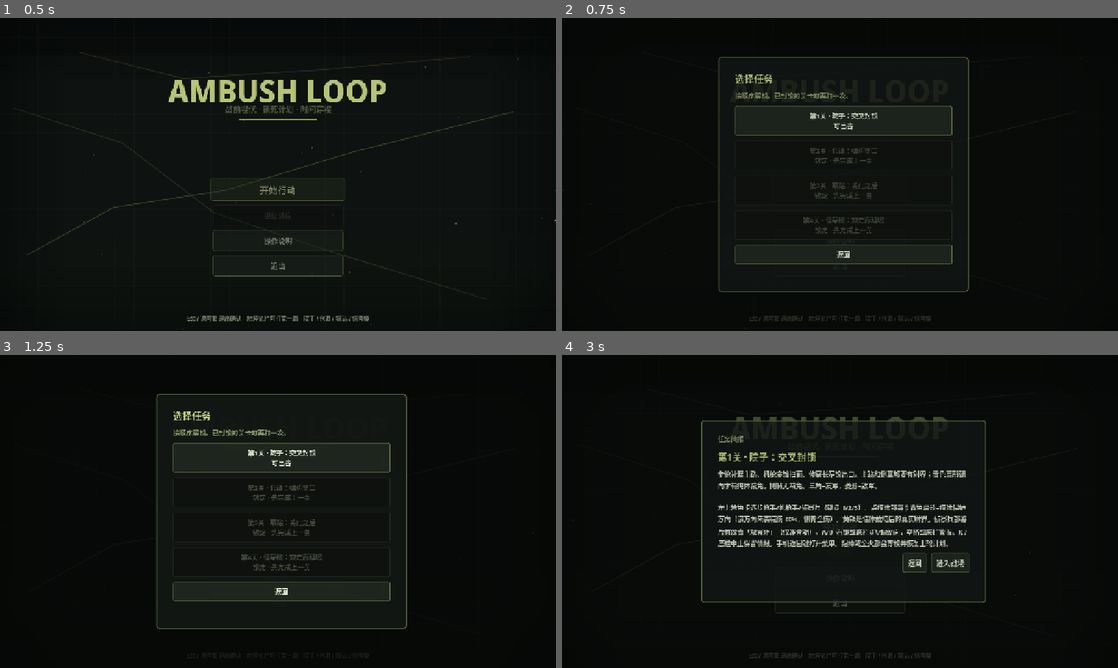
Above: before the commit, frames 1-4 (two rows, left to right).
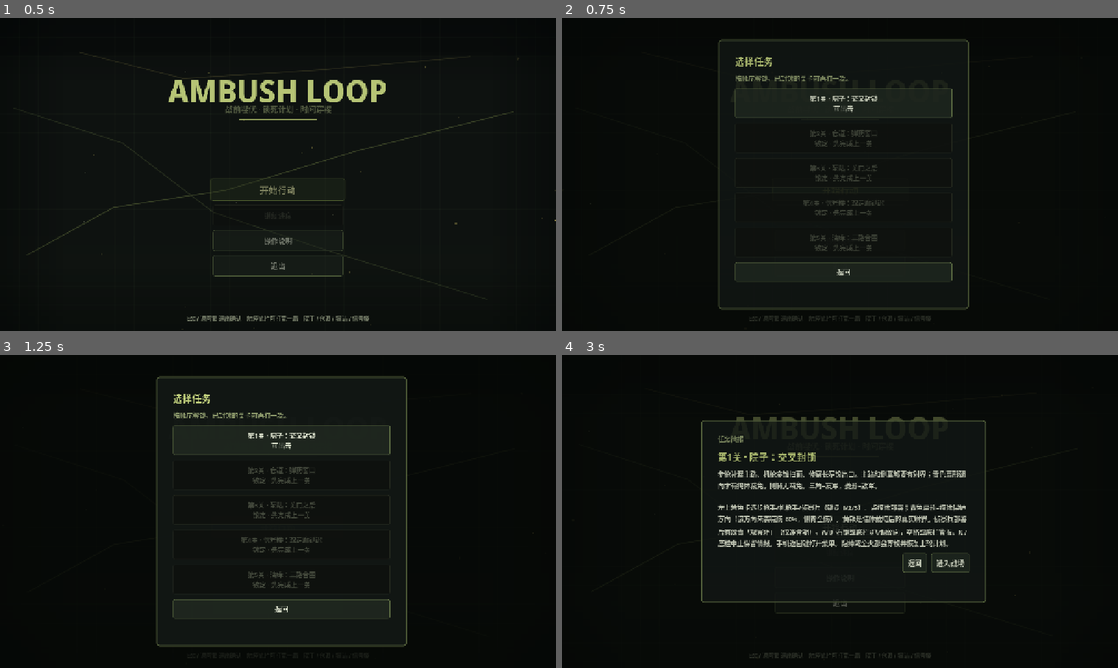
Above: after the commit, the same moments.

Repository: hailinsu-create/new
Game: Godot game, scene res://scenes/title.tscn
Two runs of this game, one before a commit and one after it. Both use one fixed random seed, a clock stepped at 60 frames per second and the inputs below.
Inputs:
- Up to frame 1 (0.5 s): no input
- Up to frame 2 (0.75 s): click "开始行动" at 0.5 s
- Up to frame 3 (1.25 s): no input
- Up to frame 4 (3 s): click "开始行动" at 1.25 s; click "操作说明" at 2 s; click "第1关 · 院子：交叉封锁 可出击" at 2.75 s

Frame 1 is identical in both runs. In frame 2, 3.9% of the frame differs, in the area x 28-74%, y 6-94%; in frame 3, 4.0%; in frame 4, nothing differs.

Commit message:
Add level 5 with smoke coverage.
Co-authored-by: hailinsu-create <hailinsu-create@users.noreply.github.com>

Diff:
--- a/ambush_loop/scripts/game_settings.gd
+++ b/ambush_loop/scripts/game_settings.gd
@@ -4,7 +4,7 @@
 
 const SETTINGS_PATH := "user://ambush_loop_settings.cfg"
 const PROGRESS_PATH := "user://ambush_loop.cfg"
-const LEVEL_ORDER := ["yard", "warehouse", "pump", "railcut"]
+const LEVEL_ORDER := ["yard", "warehouse", "pump", "railcut", "depot"]
 const QUALITY_STANDARD := "standard"
 const QUALITY_POWER_SAVING := "power_saving"
 
--- a/ambush_loop/scripts/grid.gd
+++ b/ambush_loop/scripts/grid.gd
@@ -29,6 +29,8 @@
 			_build_pump()
 		"railcut":
 			_build_railcut()
+		"depot":
+			_build_depot()
 		_:
 			_build_yard()
 	_apply_door()
@@ -102,6 +104,14 @@
 	# North lane y=5-6 and south lane y=16-17 stay open so both authored routes walk.
 	_block_rect(6, 7, 9, 13)
 	_block_rect(15, 7, 28, 14)
+
+
+func _build_depot() -> void:
+	# Fuel tanks in the middle; west alley x=6-8 is the sneak. Spine x=12-14 and
+	# east x=31-33 stay open. North y=5-6 and south y=16-17 remain the connectors.
+	_block_rect(9, 7, 11, 13)
+	_block_rect(15, 8, 23, 14)
+	_block_rect(25, 8, 28, 12)
 
 
 func _block_rect(x0: int, y0: int, x1: int, y1: int) -> void:
--- a/ambush_loop/scripts/level/level_def.gd
+++ b/ambush_loop/scripts/level/level_def.gd
@@ -25,7 +25,7 @@
 
 
 static func catalog() -> Array:
-	return [make_yard(), make_warehouse(), make_pump(), make_railcut()]
+	return [make_yard(), make_warehouse(), make_pump(), make_railcut(), make_depot()]
 
 
 static func by_id(id: String) -> LevelDef:
@@ -191,3 +191,44 @@
 	l.ambush_zone = Rect2(280, 240, 500, 280)
 	l.has_ammo_pack = true
 	return l
+
+
+static func make_depot() -> LevelDef:
+	var l := LevelDef.new()
+	l.level_id = "depot"
+	l.title = "第5关 · 油库：三路合围"
+	l.teaching = "西暗道、主路、东廊同时有人。中间油罐挡住对射，三人罩不住三路，必须用唯一的绊索封一条；弹包留给容易空的人。"
+	l.tutorial = "西暗道敌人晚几秒才从西墙夹缝南下。别把三人全堆南闸——先到的主路和东廊会把弹药打空，暗道再从西面漏。步枪锁主路，机枪朝北等东廊，侦察看南闸；Tab 把绊索铺在西暗道。G 弹包一人。没有门、没有油桶。X 中止保留情报；时间轴复盘只读。M 静音。"
+	l.escape_cell = Vector2i(31, 19)
+	l.cover_defs = [
+		{"cell": Vector2i(6, 10), "name": "西暗道", "face": 0.0, "protect": 0.0},
+		{"cell": Vector2i(13, 12), "name": "主路脊", "face": 270.0, "protect": 270.0},
+		{"cell": Vector2i(15, 16), "name": "南折", "face": 0.0, "protect": 180.0},
+		{"cell": Vector2i(22, 6), "name": "北过道", "face": 90.0, "protect": 270.0},
+		{"cell": Vector2i(32, 11), "name": "东廊", "face": 270.0, "protect": 270.0},
+		{"cell": Vector2i(29, 17), "name": "南闸", "face": 180.0, "protect": 0.0},
+	]
+	l.route_cells = {
+		"main": [
+			Vector2i(13, 3), Vector2i(13, 5), Vector2i(13, 9), Vector2i(13, 13),
+			Vector2i(13, 16), Vector2i(24, 17), Vector2i(31, 17), Vector2i(31, 19)
+		],
+		"flank": [
+			Vector2i(13, 3), Vector2i(13, 5), Vector2i(20, 5), Vector2i(28, 5),
+			Vector2i(32, 5), Vector2i(32, 10), Vector2i(32, 15), Vector2i(31, 17), Vector2i(31, 19)
+		],
+		"sneak": [
+			Vector2i(13, 3), Vector2i(13, 5), Vector2i(7, 5), Vector2i(7, 11),
+			Vector2i(7, 16), Vector2i(16, 17), Vector2i(31, 17), Vector2i(31, 19)
+		],
+	}
+	# Two on the spine immediately, east close behind, west alley delayed so a south-only stack dumps ammo first.
+	l.spawn_schedule = [
+		{"id": 1, "route": "main", "delay": 0.0, "loot": 1},
+		{"id": 2, "route": "flank", "delay": 0.5, "loot": 0},
+		{"id": 3, "route": "sneak", "delay": 2.2, "loot": 2},
+		{"id": 4, "route": "main", "delay": 0.9, "loot": 0},
+	]
+	l.ambush_zone = Rect2(260, 230, 520, 280)
+	l.has_ammo_pack = true
+	return l
--- a/ambush_loop/scripts/main.gd
+++ b/ambush_loop/scripts/main.gd
@@ -11,7 +11,7 @@
 const SNAPSHOT_EVERY := 6
 const COVER_LONGPRESS_MS := 400
 const PROGRESS_PATH := "user://ambush_loop.cfg"
-const LEVEL_ORDER := ["yard", "warehouse", "pump", "railcut"]
+const LEVEL_ORDER := ["yard", "warehouse", "pump", "railcut", "depot"]
 const SfxBusScript := preload("res://scripts/sfx/sfx_bus.gd")
 const AmbushZoneFxScript := preload("res://scripts/fx/ambush_zone_fx.gd")
 const TouchHudScript := preload("res://scripts/touch_hud.gd")
@@ -1170,8 +1170,9 @@
 	var colors := {
 		"main": Color(0.9, 0.4, 0.35, 0.35),
 		"flank": Color(0.95, 0.55, 0.2, 0.3),
+		"sneak": Color(0.55, 0.72, 0.38, 0.32),
 	}
-	var labels := {"main": "主路线", "flank": "侧翼路线"}
+	var labels := {"main": "主路线", "flank": "侧翼路线", "sneak": "西暗道"}
 	for key in route_world.keys():
 		var col: Color = colors.get(key, Color(0.7, 0.7, 0.4, 0.3))
 		_add_route_line(route_world[key], col, str(labels.get(key, key)))
--- a/ambush_loop/scripts/smoke_test.gd
+++ b/ambush_loop/scripts/smoke_test.gd
@@ -337,7 +337,7 @@
 				quit(17)
 				return
 			print("SMOKE_OK pump_locked won tick=", main.sim.tick)
-			if not _assert_level_order(main, 4):
+			if not _assert_level_order(main, 5):
 				return
 			var gs_pump = root.get_node_or_null("GameSettings")
 			if gs_pump == null or not gs_pump.is_level_cleared("pump") or not gs_pump.is_level_unlocked("railcut"):
@@ -351,7 +351,7 @@
 				quit(45)
 				return
 			var entries_after: Array = gs_pump.mission_entries()
-			if entries_after.size() != 4 or not bool(entries_after[3]["unlocked"]) or str(entries_after[3]["id"]) != "railcut":
+			if entries_after.size() != 5 or not bool(entries_after[3]["unlocked"]) or str(entries_after[3]["id"]) != "railcut":
 				push_error("SMOKE_RAILCUT_MISSION_ENTRY %s" % str(entries_after.size()))
 				quit(45)
 				return
@@ -385,6 +385,56 @@
 				quit(45)
 				return
 			print("SMOKE_OK railcut won tick=", main.sim.tick)
+			var gs_rc = root.get_node_or_null("GameSettings")
+			if gs_rc == null or not gs_rc.is_level_cleared("railcut") or not gs_rc.is_level_unlocked("depot"):
+				push_error(
+					"SMOKE_DEPOT_UNLOCK cleared_railcut=%s unlocked=%s"
+					% [
+						gs_rc.is_level_cleared("railcut") if gs_rc else false,
+						gs_rc.is_level_unlocked("depot") if gs_rc else false,
+					]
+				)
+				quit(48)
+				return
+			var depot_entries: Array = gs_rc.mission_entries()
+			if depot_entries.size() != 5 or not bool(depot_entries[4]["unlocked"]) or str(depot_entries[4]["id"]) != "depot":
+				push_error("SMOKE_DEPOT_MISSION_ENTRY %s" % str(depot_entries.size()))
+				quit(48)
+				return
+			print("SMOKE_OK_DEPOT_UNLOCK")
+			main._on_continue_pressed()
+			await process_frame
+			await process_frame
+			if main.level.level_id != "depot":
+				push_error("SMOKE_BAD_ADVANCE expected=depot got=%s" % main.level.level_id)
+				quit(48)
+				return
+			if not _assert_save_level("depot"):
+				return
+			if not _assert_geometry(main, "depot"):
+				return
+			if not _assert_depot_contract(main):
+				return
+			# Rifle 主路脊 slot1 face 270, MG 东廊 slot4 face 270, scout 南闸 slot5 face 180.
+			# Tripwire on the west alley (7,11) so the delayed sneak does not leak.
+			_deploy_ref(main, [1, 4, 5], [270.0, 270.0, 180.0])
+			main._try_place_tripwire(main.grid.cell_to_world_center(Vector2i(7, 11)))
+			if main.tripwires.size() != 1:
+				push_error("SMOKE_DEPOT_TRIP n=%s" % main.tripwires.size())
+				quit(48)
+				return
+			main.sim.set_speed(2.0)
+			main._on_alarm_pressed()
+			main.sim.set_speed(2.0)
+			var dp: bool = await _wait_phase(main, main.Phase.WON, 60 * 240)
+			if not dp:
+				push_error(
+					"SMOKE_DEPOT_FAIL phase=%s reason=%s tick=%s"
+					% [main.phase, main.fail_reason, main.sim.tick]
+				)
+				quit(48)
+				return
+			print("SMOKE_OK depot won tick=", main.sim.tick)
 			print("SMOKE_SLICE_COMPLETE")
 			quit(0)
 			return
@@ -445,13 +495,14 @@
 		)
 		quit(45)
 		return false
-	if str(gs.LEVEL_ORDER[n - 1]) != "railcut" or str(main.LEVEL_ORDER[n - 1]) != "railcut":
+	var last_id := str(gs.LEVEL_ORDER[n - 1])
+	if last_id != str(main.LEVEL_ORDER[n - 1]):
 		push_error("SMOKE_LEVEL_ORDER_LAST gs=%s main=%s" % [gs.LEVEL_ORDER, main.LEVEL_ORDER])
 		quit(45)
 		return false
 	var cat: Array = LevelDef.catalog()
-	if cat.size() != n or str(cat[n - 1].level_id) != "railcut":
-		push_error("SMOKE_CATALOG_LEN %s" % cat.size())
+	if cat.size() != n or str(cat[n - 1].level_id) != last_id:
+		push_error("SMOKE_CATALOG_LEN %s last=%s" % [cat.size(), last_id])
 		quit(45)
 		return false
 	return true
@@ -536,6 +587,83 @@
 	print(
 		"SMOKE_OK_RAILCUT_CONTRACT covers=6 no_door delayed_flank=", min_flank,
 		" trip_west/east"
+	)
+	return true
+
+
+func _assert_depot_contract(main) -> bool:
+	if main.cover_slots.size() != 6:
+		push_error("SMOKE_DEPOT_COVERS n=%s" % main.cover_slots.size())
+		quit(48)
+		return false
+	if main.level.door_cell.x >= 0:
+		push_error("SMOKE_DEPOT_HAS_DOOR %s" % str(main.level.door_cell))
+		quit(48)
+		return false
+	if not main.level.has_ammo_pack:
+		push_error("SMOKE_DEPOT_NO_PACK")
+		quit(48)
+		return false
+	if main.barrels.size() != 0 or main.level.barrel_cell.x >= 0:
+		push_error("SMOKE_DEPOT_BARREL")
+		quit(48)
+		return false
+	if not main.level.route_cells.has("main") or not main.level.route_cells.has("flank") or not main.level.route_cells.has("sneak"):
+		push_error("SMOKE_DEPOT_ROUTES")
+		quit(48)
+		return false
+	if main._active_routes().size() != 3:
+		push_error("SMOKE_DEPOT_ACTIVE_ROUTES n=%s" % main._active_routes().size())
+		quit(48)
+		return false
+	if str(main.level.title).find("油库") < 0:
+		push_error("SMOKE_DEPOT_TITLE %s" % main.level.title)
+		quit(48)
+		return false
+	var pages: Array = TutorialOverlay.pages_for("depot")
+	if pages.size() != 2:
+		push_error("SMOKE_DEPOT_TUTORIAL n=%s" % pages.size())
+		quit(48)
+		return false
+	var sneak: Vector2 = main.grid.cell_to_world_center(Vector2i(7, 11))
+	if not main._near_any_route_segment(sneak, main.TRIPWIRE_ROUTE_DIST):
+		push_error("SMOKE_DEPOT_TRIP_SNEAK")
+		quit(48)
+		return false
+	if not main.grid.is_blocked(20, 10):
+		push_error("SMOKE_DEPOT_CORE_OPEN")
+		quit(48)
+		return false
+	if main.grid.is_blocked(7, 11) or main.grid.is_blocked(13, 12) or main.grid.is_blocked(32, 11):
+		push_error("SMOKE_DEPOT_LANE_BLOCKED")
+		quit(48)
+		return false
+	var max_main := 0.0
+	var min_sneak := 999.0
+	var sneak_n := 0
+	var main_n := 0
+	var flank_n := 0
+	for spec in main.level.spawn_schedule:
+		var delay := float(spec["delay"])
+		if str(spec["route"]) == "main":
+			main_n += 1
+			max_main = maxf(max_main, delay)
+		elif str(spec["route"]) == "flank":
+			flank_n += 1
+		elif str(spec["route"]) == "sneak":
+			sneak_n += 1
+			min_sneak = minf(min_sneak, delay)
+	if main_n < 1 or flank_n < 1 or sneak_n < 1:
+		push_error("SMOKE_DEPOT_SPAWN_SPLIT main=%s flank=%s sneak=%s" % [main_n, flank_n, sneak_n])
+		quit(48)
+		return false
+	if min_sneak < 1.6 or min_sneak <= max_main + 0.6:
+		push_error("SMOKE_DEPOT_SNEAK_NOT_DELAYED main_max=%s sneak_min=%s" % [max_main, min_sneak])
+		quit(48)
+		return false
+	print(
+		"SMOKE_OK_DEPOT_CONTRACT covers=6 routes=3 delayed_sneak=", min_sneak,
+		" trip_west_alley"
 	)
 	return true
 
@@ -1213,15 +1341,15 @@
 		quit(43)
 		return false
 	var entries: Array = gs.mission_entries()
-	if entries.size() != 4:
+	if entries.size() != 5:
 		push_error("SMOKE_MISSION_COUNT %s" % entries.size())
 		quit(43)
 		return false
-	if str(gs.LEVEL_ORDER[3]) != "railcut" or gs.LEVEL_ORDER.size() != 4:
+	if str(gs.LEVEL_ORDER[3]) != "railcut" or str(gs.LEVEL_ORDER[4]) != "depot" or gs.LEVEL_ORDER.size() != 5:
 		push_error("SMOKE_LEVEL_ORDER %s" % str(gs.LEVEL_ORDER))
 		quit(43)
 		return false
-	if not bool(entries[0]["unlocked"]) or bool(entries[1]["unlocked"]) or bool(entries[3]["unlocked"]) or bool(entries[0]["cleared"]):
+	if not bool(entries[0]["unlocked"]) or bool(entries[1]["unlocked"]) or bool(entries[3]["unlocked"]) or bool(entries[4]["unlocked"]) or bool(entries[0]["cleared"]):
 		push_error("SMOKE_MISSION_UNLOCK_FRESH")
 		quit(43)
 		return false
@@ -1233,7 +1361,7 @@
 	root.add_child(inst)
 	await process_frame
 	await process_frame
-	if inst.mission_row_count() != 4:
+	if inst.mission_row_count() != 5:
 		push_error("SMOKE_TITLE_MISSION_ROWS %s" % inst.mission_row_count())
 		inst.free()
 		quit(43)
@@ -1259,6 +1387,13 @@
 		inst.free()
 		quit(43)
 		return false
+	inst._on_mission_picked(4)
+	await process_frame
+	if inst.briefing_visible() or inst.pending_mission_id() == "depot":
+		push_error("SMOKE_SKIPPED_LOCKED_DEPOT")
+		inst.free()
+		quit(43)
+		return false
 	inst._on_mission_picked(0)
 	await process_frame
 	if not inst.briefing_visible() or inst.pending_mission_id() != "yard":
--- a/ambush_loop/scripts/title.gd
+++ b/ambush_loop/scripts/title.gd
@@ -358,7 +358,7 @@
 
 
 func _build_mission_select() -> void:
-	var ui := _modal_panel(20, 560.0, 540.0)
+	var ui := _modal_panel(20, 560.0, 620.0)
 	_mission = ui["root"]
 	_mission_box = ui["box"]
 	var t := Label.new()
--- a/ambush_loop/scripts/ui/tutorial_overlay.gd
+++ b/ambush_loop/scripts/ui/tutorial_overlay.gd
@@ -43,6 +43,17 @@
 	{
 		"title": "泵站 2 / 2  ·  侧背与出口",
 		"body": "备用接近从西侧绕来，青弧没罩住的方向是全伤；机枪侧背更危险。侦察适合锁出口。警报后计划冻结，只能观看。",
+	},
+]
+
+const DEPOT_STEPS := [
+	{
+		"title": "油库 1 / 2  ·  三路",
+		"body": "西暗道、主路、东廊三条接近。中间油罐挡住对射，不能用一个锥罩住两路。三人不够同时锁三条，必须用绊索封一条。",
+	},
+	{
+		"title": "油库 2 / 2  ·  绊索换人",
+		"body": "西暗道敌人晚几秒才从西墙夹缝南下。步枪锁主路，机枪朝北等东廊，侦察看南闸；把唯一的绊索铺在西暗道。弹包一人。警报后不能微操。",
 	},
 ]
 
@@ -145,6 +156,8 @@
 			return PUMP_STEPS
 		"railcut":
 			return RAILCUT_STEPS
+		"depot":
+			return DEPOT_STEPS
 		_:
 			return YARD_STEPS
 
Not shown, changed: ambush_loop/docs/开发规划.md
